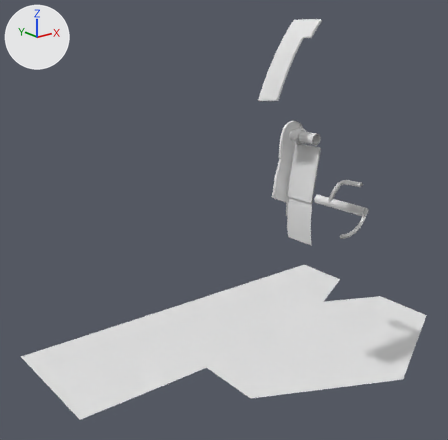
The OBJ model DarkChaos-Dev/gameitems/Primitive.LM_L_LPC4_Parts.obj, before and after one commit.
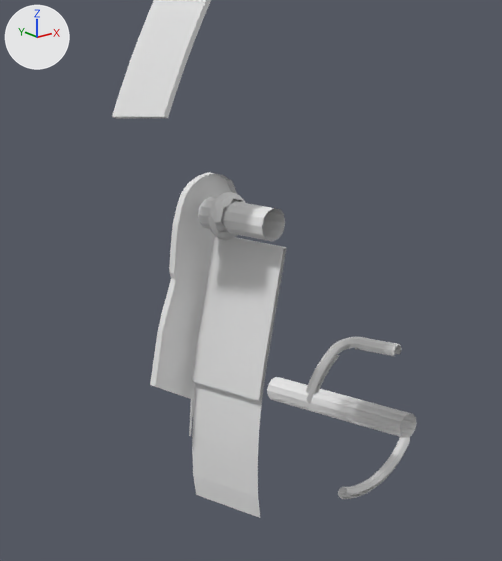
Each version is shown whole from a camera (50 mm lens) standing at (-809.0, -744.0, -519.0) and looking at (-176.0, 48.0, -836.0), then close up on the part from 49% to 89% of the width and 13% to 59% of the height. Lighting does not change. The marker at upper left points along +X, +Y and +Z. Where no turn or scale is listed for an object, it has been applied to the vertices. Vertices at the same position are counted once.

The older version as bpy lines, for what is in view:
```python
me_lm_l_lpc4_parts = bpy.data.meshes.new('LM_L_LPC4_Parts')
me_lm_l_lpc4_parts.from_pydata(...)  # 603 vertices, 973 faces; spans x -477.0..239.0, y -214.0..250.0, z -1087.0..-511.0
ob_lm_l_lpc4_parts = bpy.data.objects.new('LM_L_LPC4_Parts', me_lm_l_lpc4_parts)
ob_lm_l_lpc4_parts.location = (0.0, 0.0, 0.0)
```
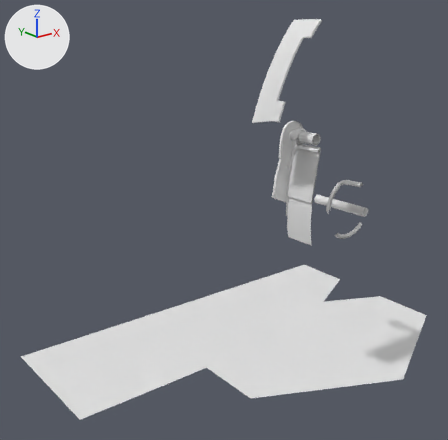
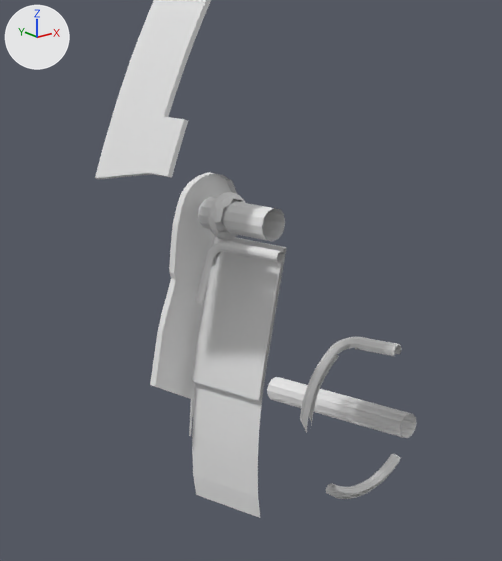
Boxes [x1, y1, x2, y2] around the edits, measured in the close-ups (502 x 561 px):
'LM_L_LPC4_Parts', reshaped
    before: [112, 0, 417, 518]
    after: [95, 0, 417, 518]
part 1 of me_lm_l_lpc4_parts, added
    after: [195, 241, 285, 304]
part 2 of me_lm_l_lpc4_parts, built on
    before: [206, 222, 410, 460]
    after: [95, 117, 348, 499]

Patch to the scene script:
```diff
--- a/DarkChaos-Dev/gameitems/Primitive.LM_L_LPC4_Parts.obj.py
+++ b/DarkChaos-Dev/gameitems/Primitive.LM_L_LPC4_Parts.obj.py
@@ me_lm_l_lpc4_parts @@
 # used by ob_lm_l_lpc4_parts; location = (0.0, 0.0, 0.0)
-me_lm_l_lpc4_parts.from_pydata(...)  # 603 vertices, 973 faces; spans x -477.0..239.0, y -214.0..250.0, z -1087.0..-511.0
+me_lm_l_lpc4_parts.from_pydata(...)  # 779 vertices, 1262 faces; spans x -477.0..239.0, y -214.0..250.0, z -1087.0..-511.0
+# me_lm_l_lpc4_parts part 1: a new loose piece of 144 vertices spanning x -186.0..-171.0, y -161.0..-111.0, z -715.0..-682.0
+# me_lm_l_lpc4_parts part 2
+# 20 vertices are removed from x -172.0..-4.0, y -119.0..-112.0, z -831.0..-669.0
+# 82 faces are deleted
+# 1 vertex moves within x -74.0, y -117.0, z -761.0
+# 52 vertices are added at x -245.0..-66.0, y -149.0..-99.0, z -848.0..-614.0
+# 137 new faces join them
```
